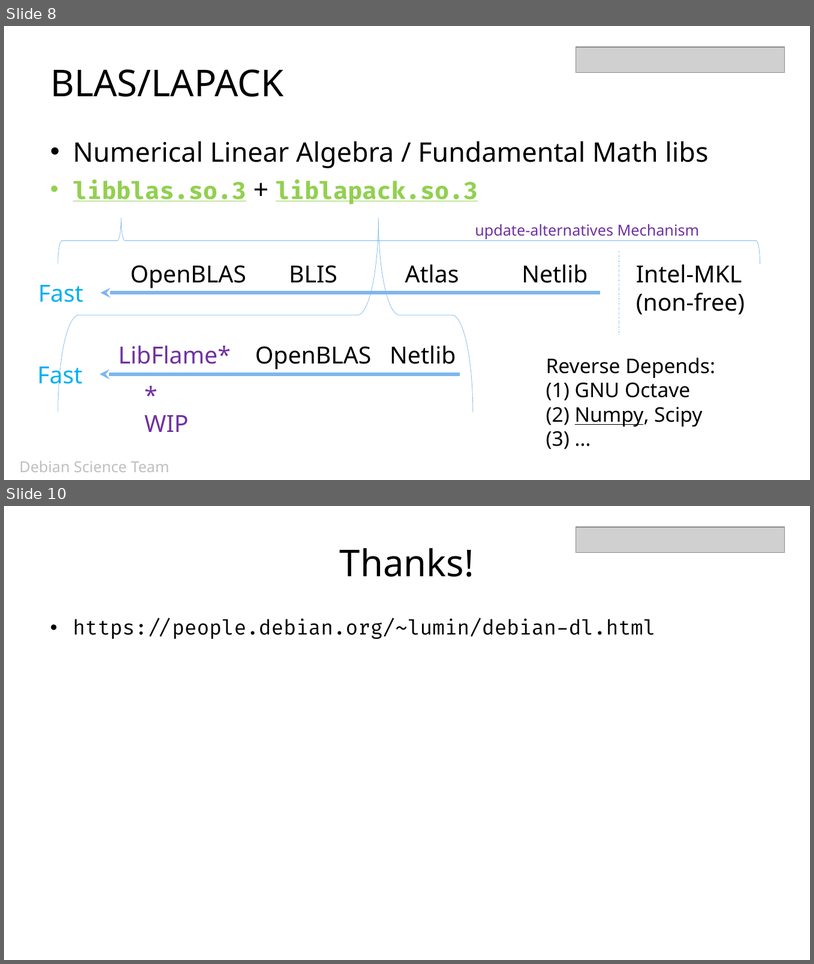
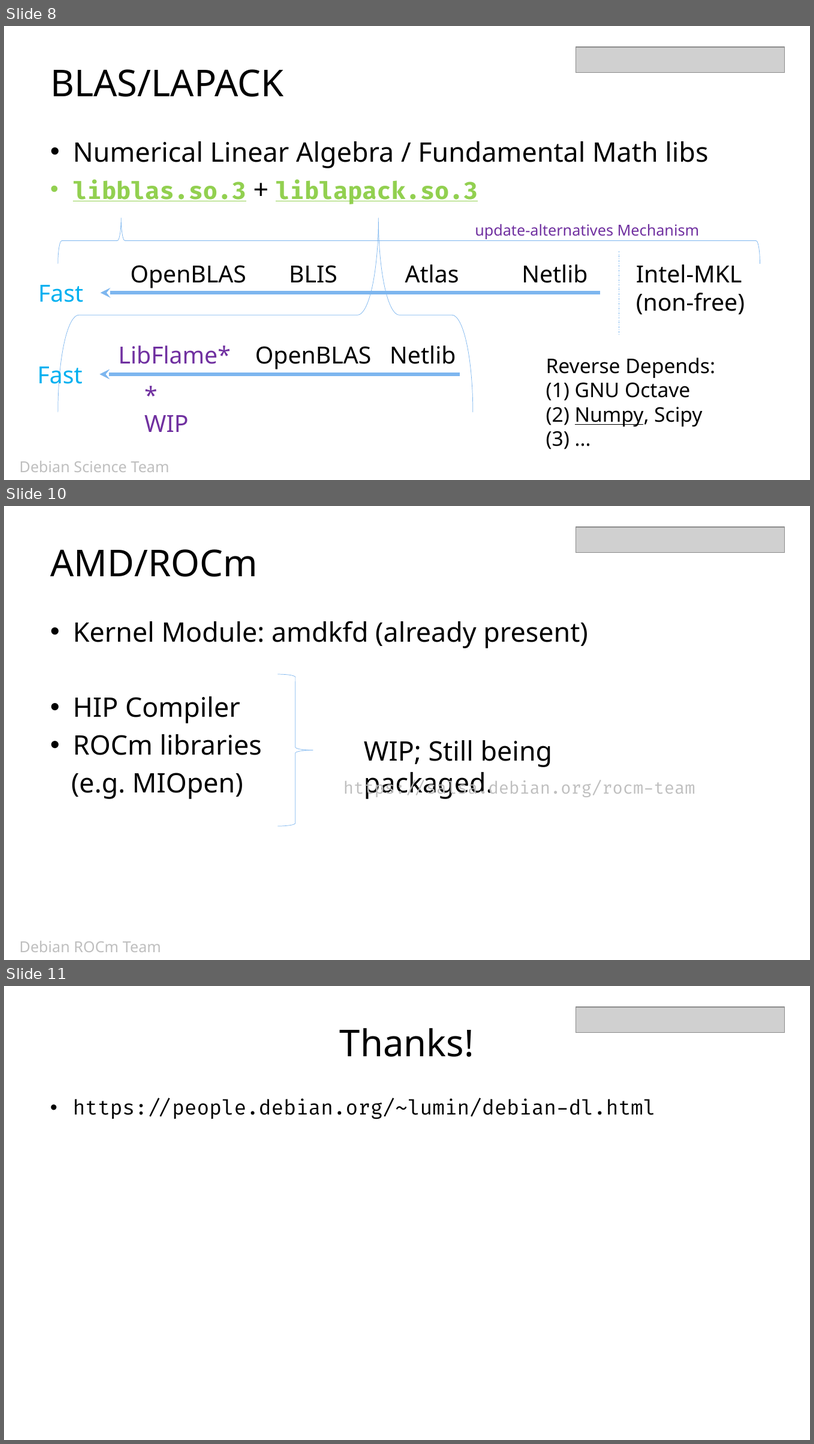
Before and after one commit to cdluminate/cdluminate, a slide deck: Dc20DeepLearning.pptx. Shown one above the other, each under a label of ours: slides 8 and 10 before the commit, slides 8, 10 and 11 after it; the slides between them are not shown. The pictures are 814x964 and 814x1444 pixels, drawn with LibreOffice and Linux fonts; fonts in the diff are those of the drawing; grey boxes stand for pictures. Boxes give left, top, right and bottom in pixels: in the first picture for what was removed or moved away, otherwise in the second. Text is boxed around its words. In the diff, an @@ line names an element or a change of style, - is before the commit and + after.

```diff
--- a/Dc20DeepLearning.pptx
+++ b/Dc20DeepLearning.pptx
@@ slide 10 added at (x1=4, y1=506, x2=810, y2=960), background #FFFFFF @@
@@ picture added at (x1=576, y1=527, x2=785, y2=553) @@
@@ title added at (x1=50, y1=549, x2=258, y2=577), 44 pt, text #000000 @@
+AMD/ROCm
@@ text added at (x1=71, y1=621, x2=588, y2=799), 32 pt, text #000000 @@
+• Kernel Module: amdkfd (already present)
+• HIP Compiler
+• ROCm libraries
+(e.g. MIOpen)
@@ right brace added at (x1=278, y1=674, x2=313, y2=826), outline #7DB6EF 0.5 pt @@
@@ text added at (x1=364, y1=740, x2=553, y2=799), 32 pt, text #000000 @@
+WIP; Still being packaged.
@@ text added at (x1=344, y1=780, x2=696, y2=798), 20 pt, text #BFBFBF @@
+https://salsa.debian.org/rocm-team
@@ text added at (x1=20, y1=940, x2=161, y2=952), 18 pt, text #BFBFBF @@
+Debian ROCm Team
@@ what was slide 10 is now slide 11 @@
```
Also in this commit, not shown: 1 slide changed.
